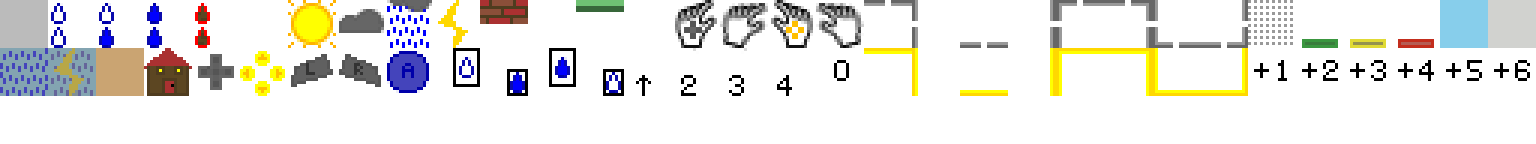
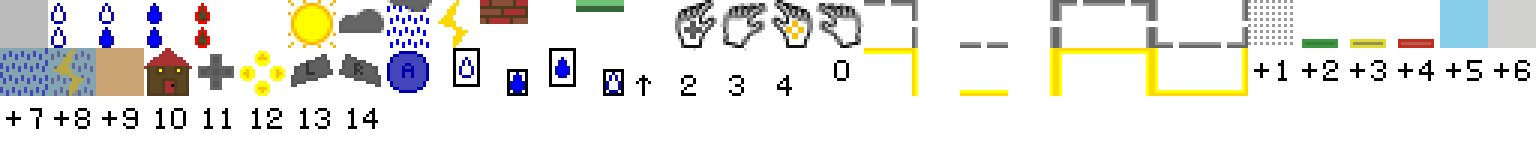
Layer changes from the first 1536×144 image to the second:
painted on "sprites.png" over [6, 108, 378, 129]
